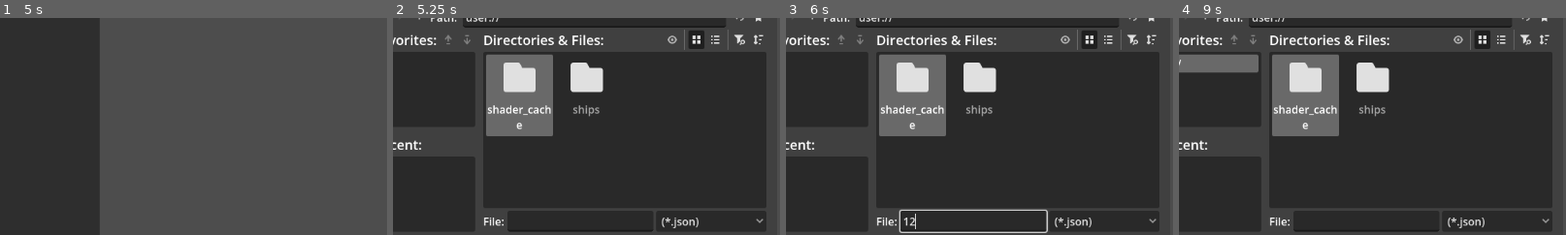
Above: before the commit, frames 1-4 (left to right).
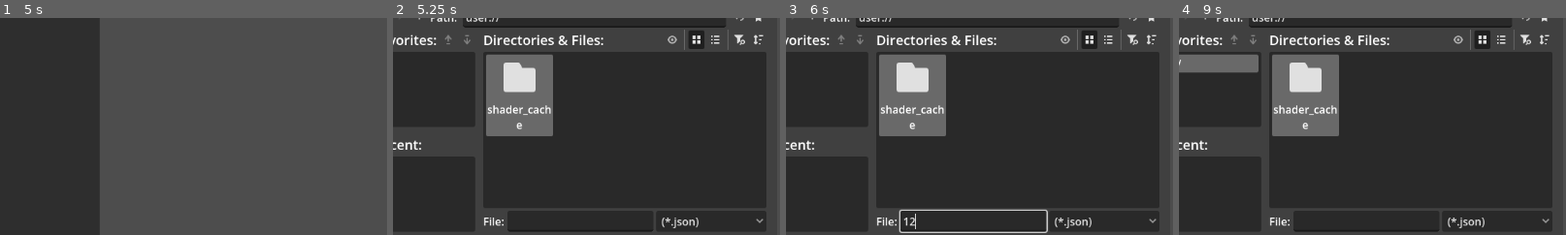
Above: after the commit, the same moments.

Repository: rochbe02/SpaceEngineersBuilder
Game: Godot game, scene res://scenes/Main.tscn
Two runs of this game, one before a commit and one after it. Both use one fixed random seed, a clock stepped at 60 frames per second and the inputs below.
Inputs (mouse positions are % of the whole screen's width and height, from its top left):
- Up to frame 1 (5 s): click (7, 8) at 0.52 s; type "12" at 0.6 s; click (95, 80) at 0.75 s; type "Alex" at 0.83 s; click "Large" at 1.25 s; click "Small" at 2 s; click "Heavy Armor Block" at 2.75 s; click "Light Armor Block" at 3.5 s; click "Guardar Nave" at 4.25 s
- Up to frame 2 (5.25 s): click "Cargar Nave" at 5 s
- Up to frame 3 (6 s): click (51, 70) at 5.77 s; type "12" at 5.85 s
- Up to frame 4 (9 s): click (31, 23) at 6.5 s; click (31, 23) at 7.25 s; click (72, 23) at 8 s; click (74, 23) at 8.75 s
The pictures show only the part of the screen within x 27-77%, y 23-73%; the shares and areas given below are measured in that part.

Frame 1 is identical in both runs. In frame 2, 1.2% of the frame differs, in the area x 45-55%, y 20-46%; in frame 3, 1.2%; in frame 4, 1.2%.

Commit message:
Rutas de guardado y exportacion de planos configuradas

Diff:
--- a/space-engineers-builder/scripts/BlueprintExporter.gd
+++ b/space-engineers-builder/scripts/BlueprintExporter.gd
@@ -54,14 +54,12 @@
 	cam_iso.look_at(center, Vector3.UP)
 	cam_iso.size = max_size
 
-func export_blueprint(path: String):
-	# Activar viewports temporalmente
+func export_blueprint(_path: String):
 	vp_top.render_target_update_mode = SubViewport.UPDATE_ONCE
 	vp_front.render_target_update_mode = SubViewport.UPDATE_ONCE
 	vp_side.render_target_update_mode = SubViewport.UPDATE_ONCE
 	vp_iso.render_target_update_mode = SubViewport.UPDATE_ONCE
 
-	# Esperar varios frames para que rendericen
 	await get_tree().process_frame
 	await get_tree().process_frame
 	await get_tree().process_frame
@@ -72,7 +70,6 @@
 	var img_side = vp_side.get_texture().get_image()
 	var img_iso = vp_iso.get_texture().get_image()
 
-	# Convertir todas al mismo formato
 	img_top.convert(Image.FORMAT_RGBA8)
 	img_front.convert(Image.FORMAT_RGBA8)
 	img_side.convert(Image.FORMAT_RGBA8)
@@ -87,7 +84,10 @@
 	final_img.blit_rect(img_side, Rect2i(0, 0, w, h), Vector2i(0, h))
 	final_img.blit_rect(img_iso, Rect2i(0, 0, w, h), Vector2i(w, h))
 
+	# Guardar en carpeta Imágenes del sistema
+	var pictures_dir = OS.get_system_dir(OS.SYSTEM_DIR_PICTURES) + "/SpaceEngineersBuilder/"
+	DirAccess.make_dir_absolute(pictures_dir)
 	var time = Time.get_datetime_string_from_system().replace(":", "-")
-	var final_path = "user://plano_" + time + ".png"
+	var final_path = pictures_dir + "plano_" + time + ".png"
 	final_img.save_png(final_path)
 	print("Plano exportado en: ", final_path)
--- a/space-engineers-builder/scripts/SaveSystem.gd
+++ b/space-engineers-builder/scripts/SaveSystem.gd
@@ -1,6 +1,13 @@
 extends Node
 
+func get_save_dir() -> String:
+	var exe_dir = OS.get_executable_path().get_base_dir()
+	return exe_dir + "/saves/"
+
 func save_ship(ship_name: String, placed_blocks: Dictionary, ship_size: String) -> bool:
+	var save_dir = get_save_dir()
+	DirAccess.make_dir_absolute(save_dir)
+
 	var data = {
 		"name": ship_name,
 		"size": ship_size,
@@ -25,8 +32,7 @@
 			}
 		}
 
-	var path = "user://ships/" + ship_name.replace(" ", "_") + ".json"
-	DirAccess.make_dir_absolute("user://ships")
+	var path = save_dir + ship_name.replace(" ", "_") + ".json"
 	var file = FileAccess.open(path, FileAccess.WRITE)
 	if file == null:
 		print("Error al guardar: ", path)
@@ -51,13 +57,13 @@
 
 func get_saved_ships() -> Array:
 	var ships = []
-	var dir = DirAccess.open("user://ships")
+	var dir = DirAccess.open(get_save_dir())
 	if dir == null:
 		return ships
 	dir.list_dir_begin()
 	var file_name = dir.get_next()
 	while file_name != "":
 		if file_name.ends_with(".json"):
-			ships.append("user://ships/" + file_name)
+			ships.append(get_save_dir() + file_name)
 		file_name = dir.get_next()
 	return ships
